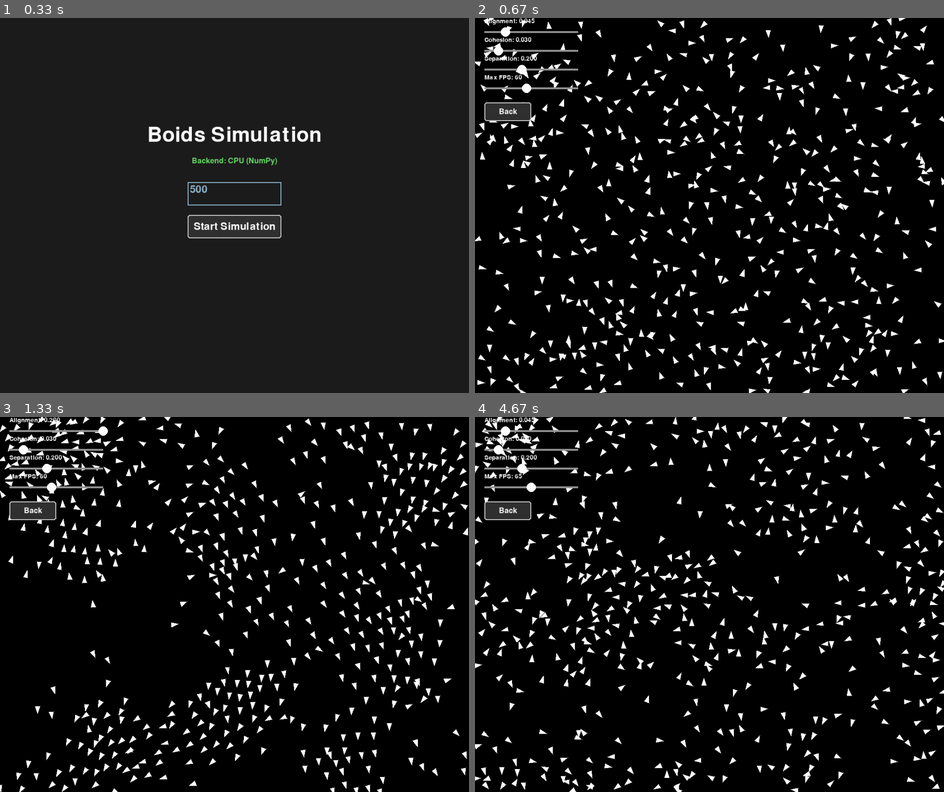
Above: before the commit, frames 1-4 (two rows, left to right).
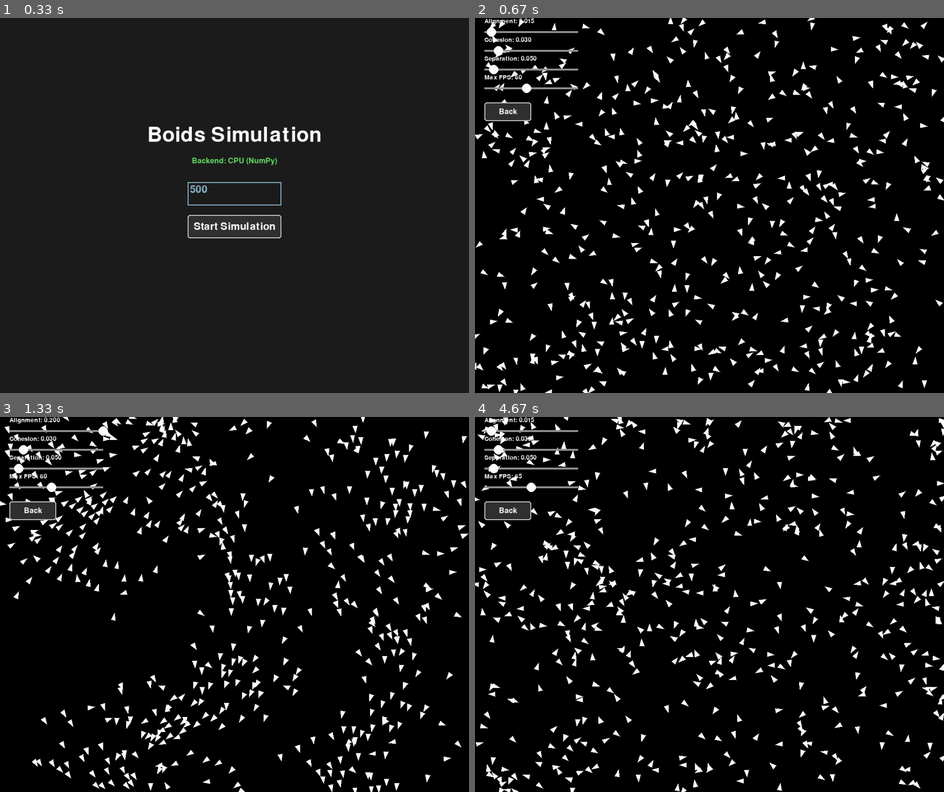
Above: after the commit, the same moments.

Repository: z-Ash-z/Boids_algorithm
Game: pygame game, started from Runner.py
The game is run twice, just before and just after one commit, with the same random seed, the same clock (stepped at 60 frames per second) and the same inputs.
Inputs (mouse positions are in pixels of both pictures, inside the frame that each line leads up to):
- Up to frame 1 (0.33 s): no input
- Up to frame 2 (0.67 s): press the mouse at (709, 228) at 0.37 s; move the mouse to (714, 273) at 0.47 s; release the mouse at (723, 318) at 0.6 s
- Up to frame 3 (1.33 s): press the mouse at (56, 432) at 0.7 s; move the mouse to (60, 570) at 0.8 s; release the mouse at (70, 713) at 0.93 s; press the mouse at (56, 432) at 1.03 s; move the mouse to (98, 488) at 1.13 s; release the mouse at (136, 544) at 1.27 s
- Up to frame 4 (4.67 s): press the mouse at (507, 510) at 1.37 s; move the mouse to (592, 495) at 1.47 s; release the mouse at (671, 484) at 1.6 s; press the mouse at (709, 593) at 1.7 s; move the mouse to (639, 537) at 1.8 s; release the mouse at (568, 477) at 1.93 s; press the mouse at (709, 593) at 2.03 s; move the mouse to (667, 664) at 2.13 s; release the mouse at (625, 739) at 2.27 s; press the mouse at (709, 627) at 2.37 s; move the mouse to (671, 552) at 2.47 s; release the mouse at (634, 484) at 2.6 s; press the mouse at (531, 450) at 2.7 s; move the mouse to (564, 477) at 2.8 s; release the mouse at (596, 507) at 2.93 s; press the mouse at (507, 510) at 3.03 s; move the mouse to (690, 522) at 3.13 s; release the mouse at (873, 529) at 3.27 s; press the mouse at (709, 593) at 3.37 s; move the mouse to (718, 649) at 3.47 s; release the mouse at (728, 705) at 3.6 s; press the mouse at (709, 593) at 3.7 s; move the mouse to (686, 653) at 3.8 s; release the mouse at (657, 717) at 3.93 s; press the mouse at (709, 627) at 4.03 s; move the mouse to (732, 612) at 4.13 s; release the mouse at (756, 600) at 4.27 s; click (531, 488) at 4.38 s

Frame 1 is identical in both runs. In frame 2, 12% of the frame differs, in the area x 0-100%, y 0-100%; in frame 3, 13%; in frame 4, 13%.

Commit message:
feat: Adjust boid steering forces for improved simulation responsiveness

Diff:
--- a/Runner.py
+++ b/Runner.py
@@ -39,9 +39,9 @@
 
     # --- Simulation UI ---
     # Sliders for Alignment, Cohesion, Separation (Reynolds Steering)
-    slider_align = Slider(20, 20, 200, 20, 0.0, 0.20, 0.045, "Alignment")
-    slider_coh = Slider(20, 60, 200, 20, 0.0, 0.20, 0.03, "Cohesion")
-    slider_sep = Slider(20, 100, 200, 20, 0.0, 0.50, 0.20, "Separation")
+    slider_align = Slider(20, 20, 200, 20, 0.0, 0.20, 0.015, "Alignment")
+    slider_coh = Slider(20, 60, 200, 20, 0.0, 0.20, 0.030, "Cohesion")
+    slider_sep = Slider(20, 100, 200, 20, 0.0, 0.50, 0.050, "Separation")
     # FPS Slider: 10 to 120 FPS, default 60 (integer)
     slider_fps = Slider(20, 140, 200, 20, 10, 120, 60, "Max FPS", is_int=True)
 
--- a/Utils/Boids.py
+++ b/Utils/Boids.py
@@ -44,9 +44,9 @@
         self.COHESION_RADIUS = 150.0
         self.SEPERATION_RADIUS = 32.0
 
-        self.MAX_ALIGNMENT_FORCE = 0.045
-        self.MAX_COHESION_FORCE = 0.03
-        self.MAX_SEPERATION_FORCE = 0.20
+        self.MAX_ALIGNMENT_FORCE = 0.015
+        self.MAX_COHESION_FORCE = 0.030
+        self.MAX_SEPERATION_FORCE = 0.050
 
         # Aerodynamic speed limits
         self.MIN_SPEED = 1.5
